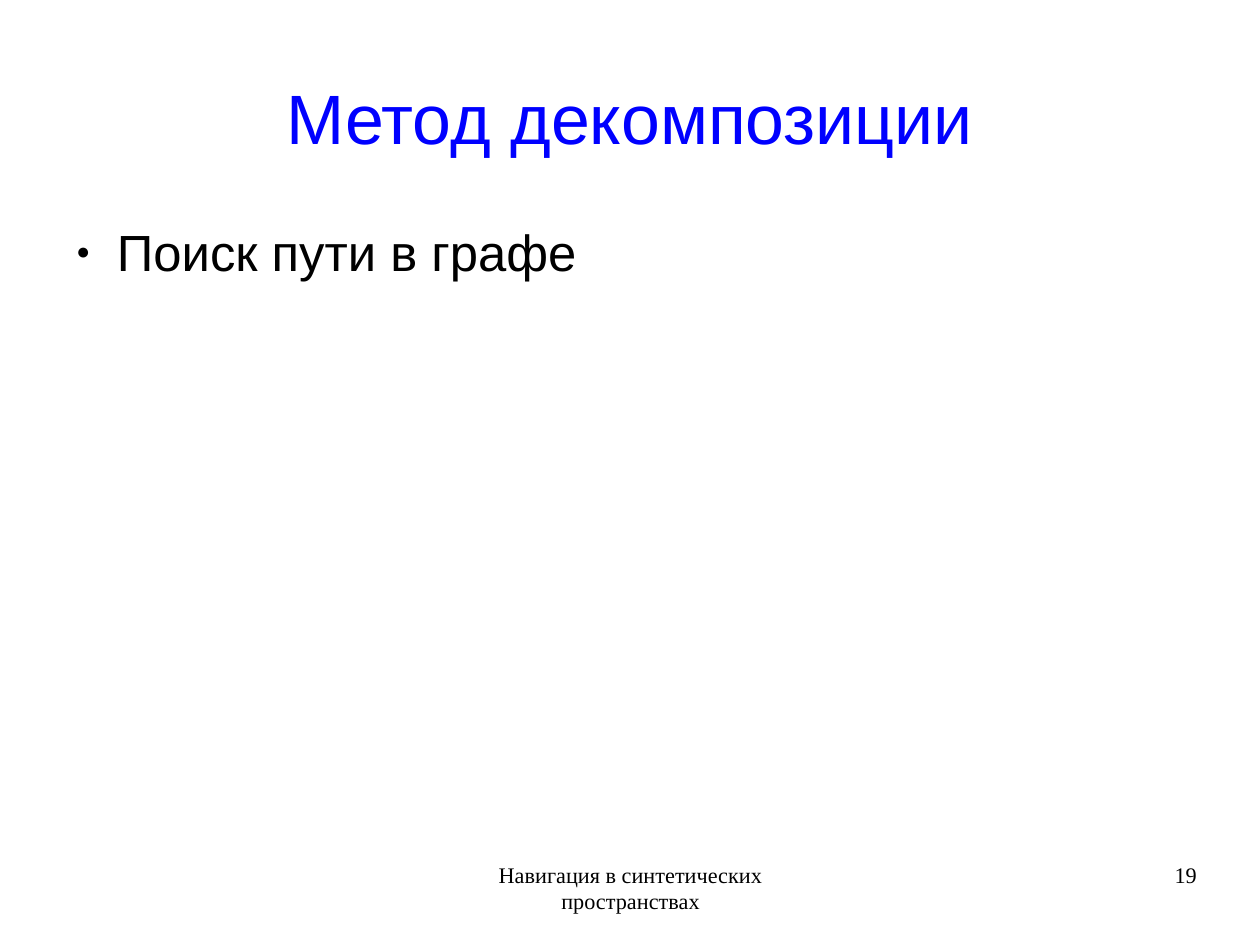
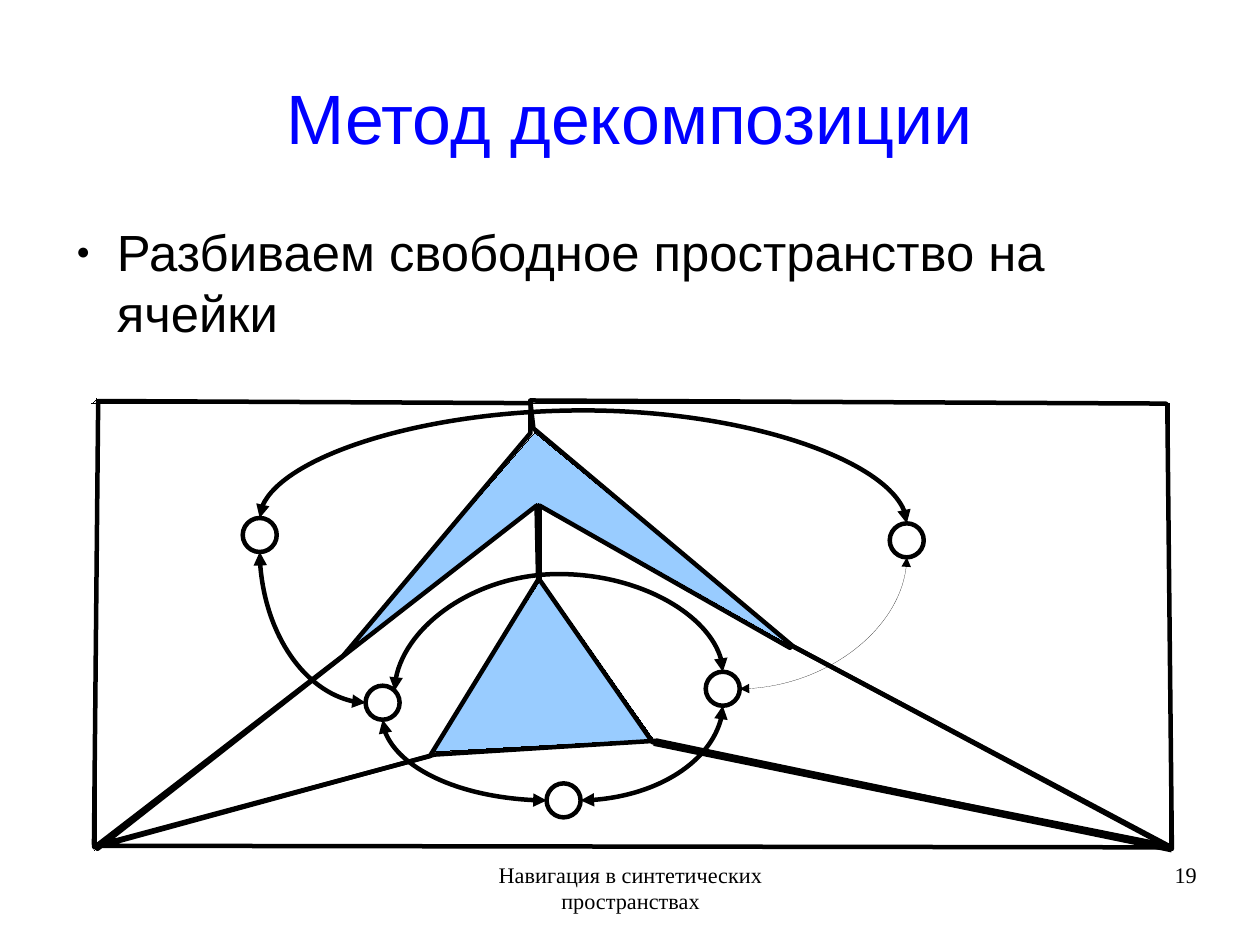
Before and after one commit to rutsky/semester09, a slide deck: slide 19 of Artificial_intelligence/Navigation_in_synthetic_space/50572_Rutsky_Navigation_in_synthetic_space.odp. Drawn at 1260x945 pixels with LibreOffice and Linux fonts; fonts in the diff are those of the drawing. Boxes give left, top, right and bottom in pixels: in the first picture for what was removed or moved away, otherwise in the second. Text is boxed around its words. In the diff, an @@ line names an element or a change of style, - is before the commit and + after.

Commit message:
WIP

```diff
--- a/Artificial_intelligence/Navigation_in_synthetic_space/50572_Rutsky_Navigation_in_synthetic_space.odp
+++ b/Artificial_intelligence/Navigation_in_synthetic_space/50572_Rutsky_Navigation_in_synthetic_space.odp
@@ text removed at [117,234,576,282] @@
-● Поиск пути в графе
@@ text added at [117,233,1044,333], 32 pt, text #000000 @@
+● Разбиваем свободное пространство на ячейки
@@ freeform shape added at [91,399,1170,846], outline #000000 0 pt @@
@@ freeform shape added at [94,401,531,847], outline #000000 2.83 pt @@
@@ curved double arrow added from (260, 518) to (907, 524), #000000 2.83 pt @@
@@ freeform shape added at [531,400,1172,848], outline #000000 2.83 pt @@
@@ freeform shape added at [343,432,798,654], fill #99CCFF, outline #000000 0 pt @@
@@ freeform shape added at [96,505,539,848], outline #000000 2.83 pt @@
@@ line added from (540, 579) to (537, 503), #000000 0 pt @@
@@ freeform shape added at [540,505,1170,846], outline #000000 2.83 pt @@
@@ ellipse added at [242,518,277,552], fill #FFFFFF, outline #000000 2.83 pt @@
@@ ellipse added at [891,524,925,558], fill #FFFFFF, outline #000000 2.83 pt @@
@@ curved double arrow added from (260, 552) to (366, 703), #000000 2.83 pt @@
@@ curved double arrow added from (740, 689) to (907, 558), #000000 0 pt @@
@@ curved double arrow added from (394, 691) to (723, 672), #000000 2.83 pt @@
@@ freeform shape added at [430,579,654,752], fill #99CCFF, outline #000000 0 pt @@
@@ line added from (94, 851) to (338, 659), #000000 0 pt @@
@@ ellipse added at [366,686,400,720], fill #FFFFFF, outline #000000 2.83 pt @@
@@ ellipse added at [707,672,741,707], fill #FFFFFF, outline #000000 2.83 pt @@
@@ curved double arrow added from (581, 800) to (723, 705), #000000 2.83 pt @@
@@ freeform shape added at [96,741,1167,847], outline #000000 2.83 pt @@
@@ curved double arrow added from (547, 800) to (383, 720), #000000 2.83 pt @@
@@ line added from (1172, 851) to (654, 744), #000000 2.83 pt @@
@@ line added from (434, 757) to (96, 848), #000000 0 pt @@
@@ ellipse added at [547,783,581,818], fill #FFFFFF, outline #000000 2.83 pt @@
```
Also in this commit, not shown: 1 other slide changed, 1 slide added, 1 slide removed.
